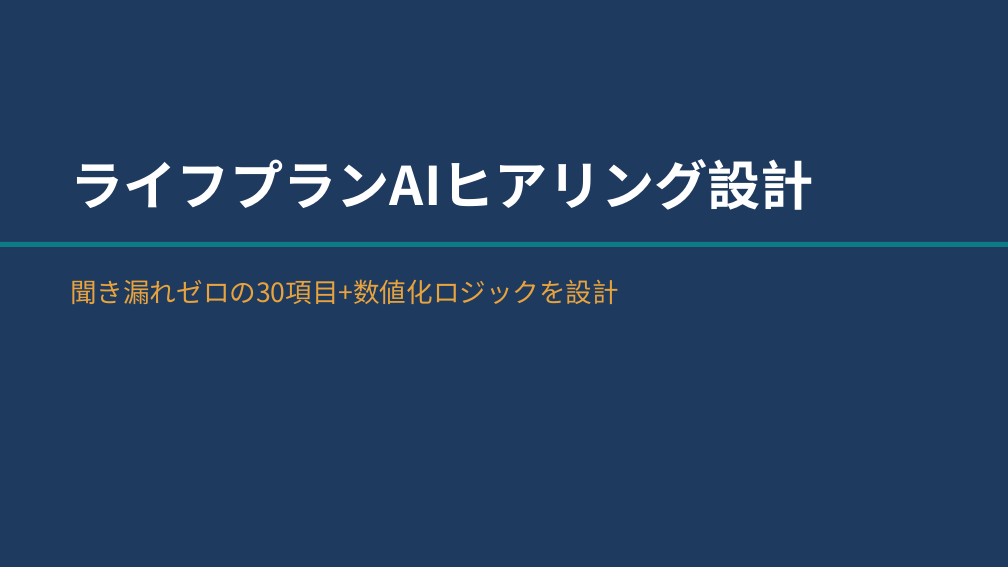
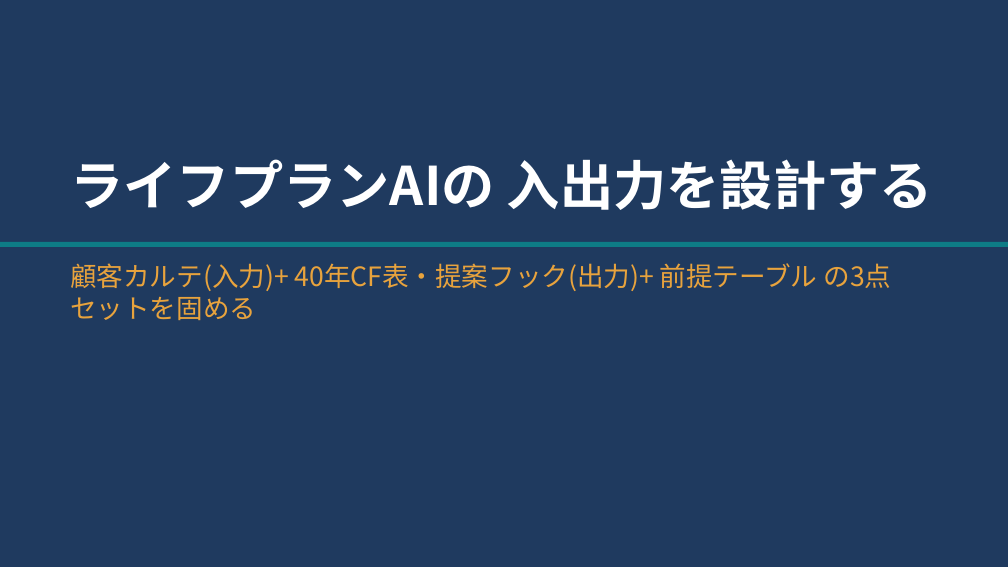
Before and after one commit to kana-story-321/github.io, a slide deck: slide 1 of lecture_pptx/out/s17/ワーク01.pptx. Drawn at 1008x567 pixels with LibreOffice and Linux fonts; fonts in the diff are those of the drawing. Boxes give left, top, right and bottom in pixels: in the first picture for what was removed or moved away, otherwise in the second. Text is boxed around its words. In the diff, an @@ line names an element or a change of style, - is before the commit and + after.

```diff
--- a/lecture_pptx/out/s17/ワーク01.pptx
+++ b/lecture_pptx/out/s17/ワーク01.pptx
@@ text at (70,159,933,210): text changed @@
-ライフプランAIヒアリング設計
+ライフプランAIの 入出力を設計する
@@ text at (70,263,891,291): text changed @@
-聞き漏れゼロの30項目+数値化ロジックを設計
+顧客カルテ(入力)+ 40年CF表・提案フック(出力)+ 前提テーブル の3点セットを固める
```
Also in this commit, not shown: 7 other slides changed, 10 other files.
